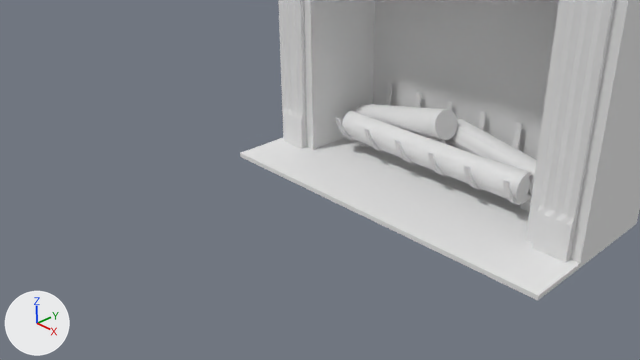
Before and after pictures for a commit that changed the Blender file PSMG_SS_2015_VGHS/Blenderfiles/living-room/fireplace.blend.
The view is the same before and after, from the file's camera 'Camera'. Every picture has the same lights, and +X, +Y and +Z are marked at lower left.

Objects in the first picture: 'Holz1', 'Holz2', 'Holz3', 'Holzgitter', 'Kamin'.
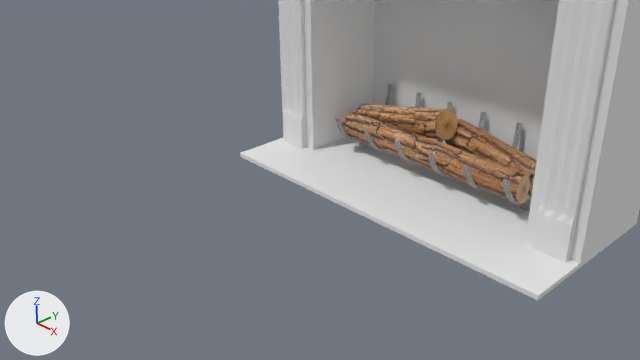
The change in detail:
Picture 'wood.jpg' (img_wood_jpg) is new.
Picture 'fireplace_metal.jpg' (img_fireplace_metal_jpg) is new.
Material 'wood.jpg' (mat_wood_jpg) is new.
Its texture is img_wood_jpg.
Material 'fireplace_metal.jpg' (mat_fireplace_metal_jpg) is new.
Its texture is img_fireplace_metal_jpg.
me_cylinder has 96 vertices, 66 faces and spans x -1.0..1.0, y -1.0..0.71, z -1.66..0.34.
me_cylinder is used by ob_holz1; location (1.28, 3.49, -0.24); rotation (0.0, 1.571, 0.0), in degrees (0, 90, 0); scale (0.29, 0.29, 2.13).
me_cylinder part 1: texture (UV) coordinates changed.
me_cylinder now uses material mat_wood_jpg (picture img_wood_jpg).
me_circle has 484 vertices, 467 faces and spans x 0.01..1.22, y -0.91..1.69, z -0.05..3.41.
me_circle now uses material mat_fireplace_metal_jpg (picture img_fireplace_metal_jpg).
me_cylinder_002 has 96 vertices, 66 faces and spans x -1.0..1.0, y -1.0..1.0, z -1.66..0.34.
me_cylinder_002 is used by ob_holz2; location (1.69, 3.96, -0.21); rotation (0.19, 1.68, 0.0517), in degrees (11, 96, 3); scale (0.29, 0.29, 1.07).
me_cylinder_002 part 2: texture (UV) coordinates changed.
me_cylinder_002 now uses material mat_wood_jpg (picture img_wood_jpg).
me_cylinder_003 has 64 vertices, 34 faces and spans x -1.0..1.35, y -1.0..1.17, z -1.66..0.67.
me_cylinder_003 is used by ob_holz3; location (-0.64, 3.76, 0.23); rotation (0.119, 1.29, -0.0204), in degrees (6.8, 74, -1.2); scale (0.29, 0.29, 1.07).
me_cylinder_003 part 3: texture (UV) coordinates changed.
me_cylinder_003 now uses material mat_wood_jpg (picture img_wood_jpg).

Boxes (x1, y1, x2, y2) around the edits, measured in the pictures (640 x 360 px):
'Holz1', recoloured, surface changed (white to brown)
    both: (342, 111, 532, 204)
'Holz3', recoloured, surface changed (white to brown)
    both: (355, 104, 458, 140)
'Holz2', recoloured, surface changed (white to brown)
    both: (445, 119, 537, 195)
'Holzgitter', recoloured
    both: (335, 84, 532, 212)
